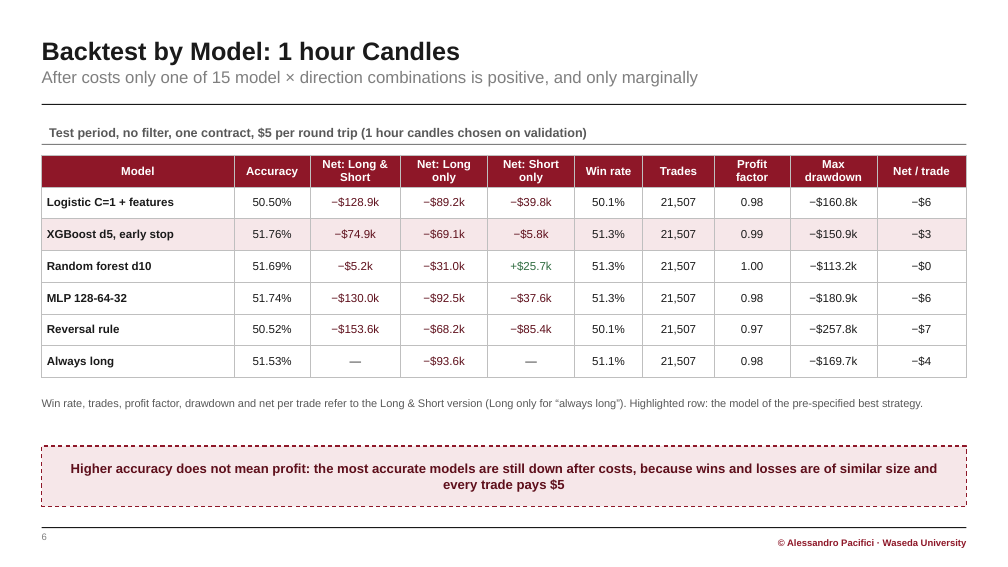
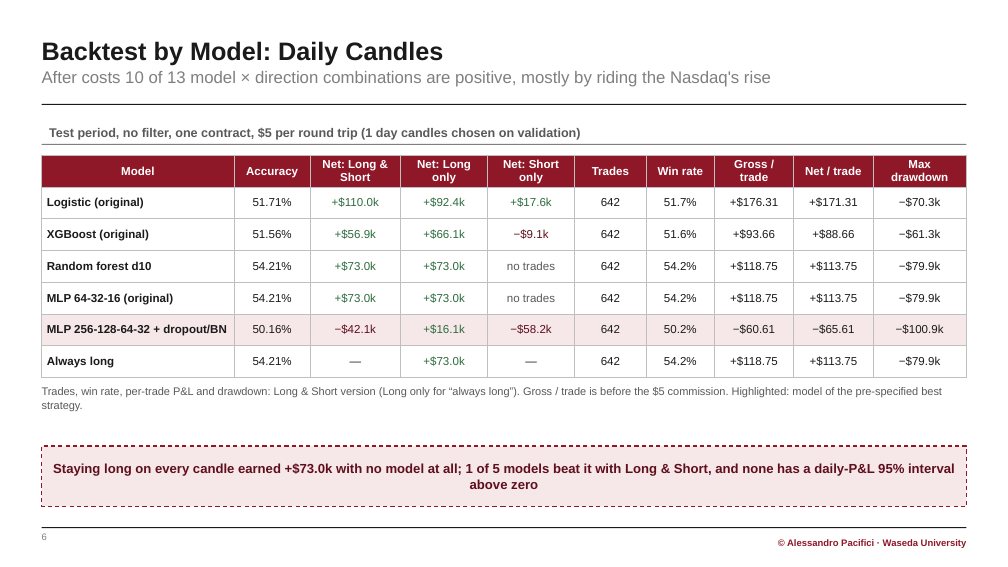
Before and after one commit to Paciooo/Project_ai_ML_bigdata, a slide deck: slide 6 of presentation/NQ_final_report.pptx. Drawn at 1008x567 pixels with LibreOffice and Linux fonts; fonts in the diff are those of the drawing. Boxes give left, top, right and bottom in pixels: in the first picture for what was removed or moved away, otherwise in the second. Text is boxed around its words. In the diff, an @@ line names an element or a change of style, - is before the commit and + after.

```diff
--- a/presentation/NQ_final_report.pptx
+++ b/presentation/NQ_final_report.pptx
@@ title at bbox=[42, 41, 443, 66]: text changed @@
-Backtest by Model: 1 hour Candles
+Backtest by Model: Daily Candles
@@ text at bbox=[42, 71, 771, 87]: text changed @@
-After costs only one of 15 model × direction combinations is positive, and only marginally
+After costs 10 of 13 model × direction combinations are positive, mostly by riding the Nasdaq's rise
@@ text at bbox=[49, 128, 581, 140]: text changed @@
-Test period, no filter, one contract, $5 per round trip (1 hour candles chosen on validation)
+Test period, no filter, one contract, $5 per round trip (1 day candles chosen on validation)
@@ table at bbox=[42, 155, 966, 372] @@
-row 1: Model | Accuracy | Net: Long & Short | Net: Long only | Net: Short only | Win rate | Trades | Profit factor | Max drawdown | Net / trade
+row 1: Model | Accuracy | Net: Long & Short | Net: Long only | Net: Short only | Trades | Win rate | Gross / trade | Net / trade | Max drawdown
-row 2: Logistic C=1 + features | 50.50% | −$128.9k | −$89.2k | −$39.8k | 50.1% | 21,507 | 0.98 | −$160.8k | −$6
+row 2: Logistic (original) | 51.71% | +$110.0k | +$92.4k | +$17.6k | 642 | 51.7% | +$176.31 | +$171.31 | −$70.3k
-row 3: XGBoost d5, early stop | 51.76% | −$74.9k | −$69.1k | −$5.8k | 51.3% | 21,507 | 0.99 | −$150.9k | −$3
+row 3: XGBoost (original) | 51.56% | +$56.9k | +$66.1k | −$9.1k | 642 | 51.6% | +$93.66 | +$88.66 | −$61.3k
-row 4: Random forest d10 | 51.69% | −$5.2k | −$31.0k | +$25.7k | 51.3% | 21,507 | 1.00 | −$113.2k | −$0
+row 4: Random forest d10 | 54.21% | +$73.0k | +$73.0k | no trades | 642 | 54.2% | +$118.75 | +$113.75 | −$79.9k
-row 5: MLP 128-64-32 | 51.74% | −$130.0k | −$92.5k | −$37.6k | 51.3% | 21,507 | 0.98 | −$180.9k | −$6
+row 5: MLP 64-32-16 (original) | 54.21% | +$73.0k | +$73.0k | no trades | 642 | 54.2% | +$118.75 | +$113.75 | −$79.9k
-row 6: Reversal rule | 50.52% | −$153.6k | −$68.2k | −$85.4k | 50.1% | 21,507 | 0.97 | −$257.8k | −$7
+row 6: MLP 256-128-64-32 + dropout/BN | 50.16% | −$42.1k | +$16.1k | −$58.2k | 642 | 50.2% | −$60.61 | −$65.61 | −$100.9k
-row 7: Always long | 51.53% | — | −$93.6k | — | 51.1% | 21,507 | 0.98 | −$169.7k | −$4
+row 7: Always long | 54.21% | — | +$73.0k | — | 642 | 54.2% | +$118.75 | +$113.75 | −$79.9k
@@ fill #F6E7E9 to none in row 3 @@
@@ fill none to #F6E7E9 in row 6 @@
@@ text at bbox=[42, 387, 942, 411]: text changed @@
-Win rate, trades, profit factor, drawdown and net per trade refer to the Long & Short version (Long only for “always long”). Highlighted row: the model of the pre-specified best strategy.
+Trades, win rate, per-trade P&L and drawdown: Long & Short version (Long only for “always long”). Gross / trade is before the $5 commission. Highlighted: model of the pre-specified best strategy.
@@ text at bbox=[53, 463, 955, 489]: text changed @@
-Higher accuracy does not mean profit: the most accurate models are still down after costs, because wins and losses are of similar size and every trade pays $5
+Staying long on every candle earned +$73.0k with no model at all; 1 of 5 models beat it with Long & Short, and none has a daily-P&L 95% interval above zero
```
Also in this commit, not shown: 11 other slides changed, 19 other files.
